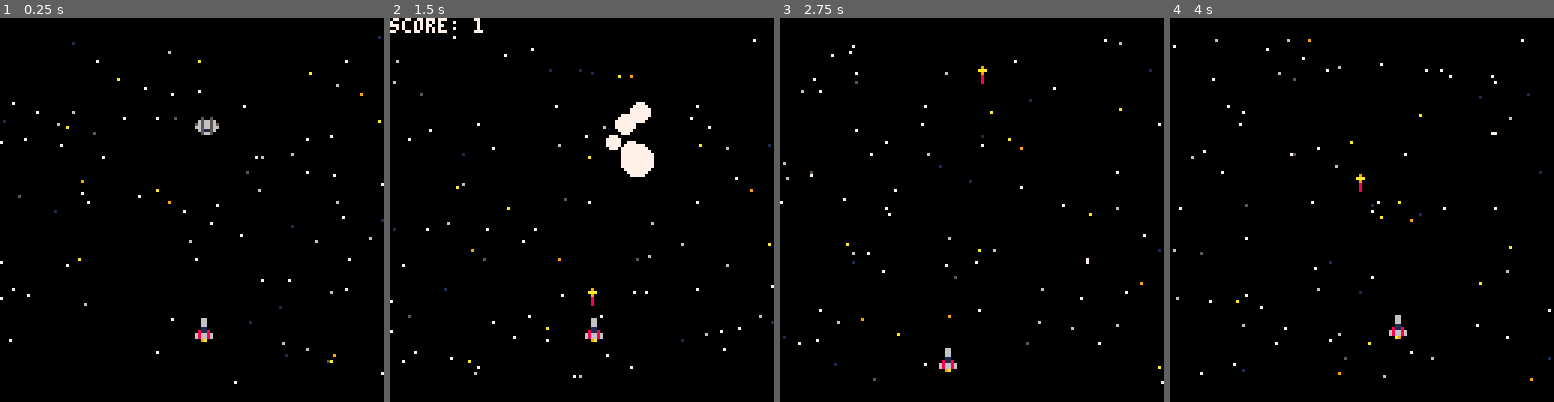
Above: before the commit, frames 1-4 (left to right).
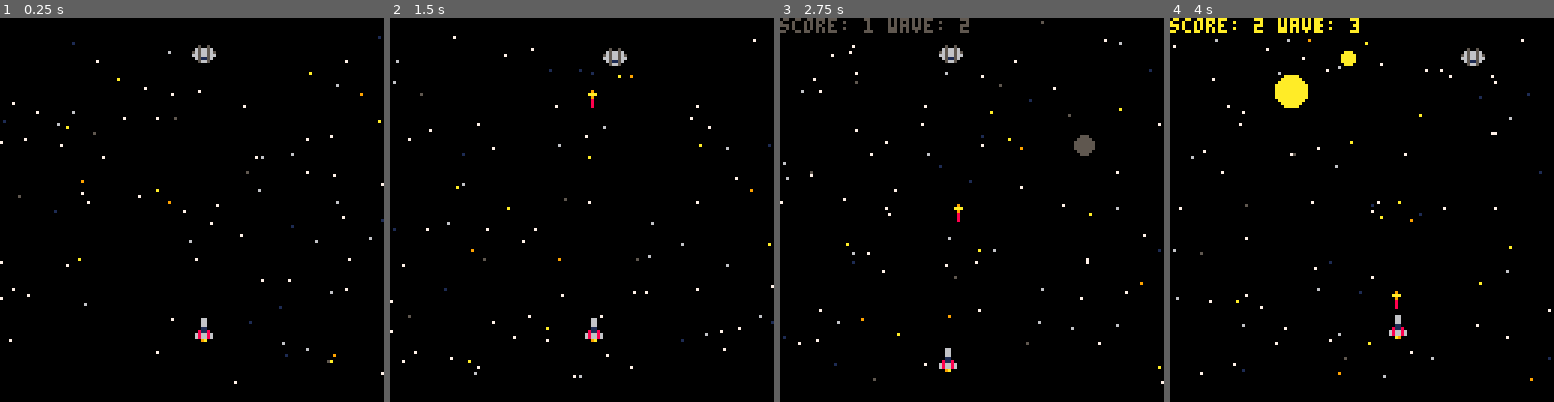
Above: after the commit, the same moments.

Repository: r3adm3/pico-8-experiments
Game: PICO-8 cartridge warstarlumo.p8
The game is run twice, just before and just after one commit, with the same random seed, the same clock (stepped at 60 frames per second) and the same inputs.
Inputs:
- Up to frame 1 (0.25 s): no input
- Up to frame 2 (1.5 s): tap O (Z key) at 0.33, 0.7, 1.43 s; tap X (X key) at 1.07 s
- Up to frame 3 (2.75 s): hold Left 1.97-2.37 s; tap X (X key) at 2.07, 2.4, 2.73 s; tap O (Z key) at 2.22 s; hold Down from 2.42 s (still down)
- Up to frame 4 (4 s): release Down at 2.82 s; hold Right 2.87-3.53 s; tap X (X key) at 3.07, 3.4, 3.73 s; tap O (Z key) at 3.1, 3.98 s; hold Up from 3.58 s (still down)

The runs differ from the first frame. In frame 1, 0.4% of the frame differs, in the area x 50-58%, y 7-31%; in frame 2, 1.9%, in the area x 0-69%, y 0-75%; in frame 3, 1.2%; in frame 4, 1.8%.

Commit message:
feat: added more enemies, waves and diving mechanic

Diff:
--- a/warstarlumo.p8
+++ b/warstarlumo.p8
@@ -11,6 +11,8 @@
 
 function _init()
 	score=0
+	wave=1
+	kills_this_wave=0
 	init_starfield()
 	init_ship()
 	init_torpedo()
@@ -20,8 +22,7 @@
 
 function _draw()
  cls(0)
-	print ('score: '..score)
--- print ('x:'..enemyx[1]..' y:'..enemyy[1])
+	print ('score: '..score..' wave: '..wave)
 
  draw_starfield()
  draw_ship()
@@ -186,11 +187,23 @@
    torpedo.fired=0
   end
 
-  if enemy.active and (boolcollision(torpedo,enemy) == true) then
- 		score = score + 1
- 		torpedo.fired=0
-   create_explosion(enemy.x+4, enemy.y+4)
-   enemy_hit() -- call the new enemy hit function
+  -- check collision with all enemies
+  for e in all(enemies) do
+   if e.active and (boolcollision(torpedo,e) == true) then
+  		score = score + 1
+  		kills_this_wave = kills_this_wave + 1
+  		torpedo.fired=0
+    create_explosion(e.x+4, e.y+4)
+    enemy_hit(e)
+
+    -- check for wave progression
+    if kills_this_wave >= 1 then
+     wave += 1
+     kills_this_wave = 0
+     spawn_new_wave()
+    end
+    break
+   end
   end
 
 end
@@ -203,104 +216,146 @@
 -->8
 -->8
 function init_enemy()
-	enemyx={}
-	enemyy={}
-	enemyspr={}
-	noofenemys=1
-	enemy={
-	 sprite=6,
-	 x=64,
-	 y=32,
-	 w=8,
-	 h=8,
-	 dx=0.2-rnd(0.4), -- random x velocity
-	 dy=0.1-rnd(0.2), -- random y velocity
-	 minx=8,  -- movement boundaries
-	 maxx=112,
-	 miny=8,
-	 maxy=50,
-	 active=true, -- is enemy visible/active
-	 respawn_timer=0, -- countdown to respawn
-	 speed_mult=1 -- speed multiplier
-	}
+ enemies = {}
+
+ -- spawn initial enemy
+ add(enemies, create_enemy())
+end
+
+function create_enemy()
+ -- determine if this enemy can dive (after wave 10)
+ local can_dive = false
+ if wave >= 10 then
+  local divers_allowed = wave - 9 -- wave 10=1, wave 11=2, etc
+  local current_divers = 0
+  for e in all(enemies) do
+   if e.can_dive then current_divers += 1 end
+  end
+  if current_divers < divers_allowed then
+   can_dive = true
+  end
+ end
+
+ local e = {
+  sprite=6,
+  x=20 + rnd(88),
+  y=-8,
+  w=8,
+  h=8,
+  dx=0.2-rnd(0.4),
+  dy=0.5,
+  minx=8,
+  maxx=112,
+  miny=8,
+  maxy=can_dive and 80 or 50, -- divers go lower
+  active=true,
+  respawn_timer=0,
+  speed_mult=1 + (wave-1) * 0.2, -- faster based on wave
+  can_dive=can_dive
+ }
+ return e
 end
 
 function update_enemy()
- -- handle respawn countdown
- if not enemy.active then
-  enemy.respawn_timer -= 1
-  if enemy.respawn_timer <= 0 then
-   spawn_enemy()
-  end
-  return -- don't update position if inactive
- end
-
- -- update position
- enemy.x += enemy.dx * enemy.speed_mult
- enemy.y += enemy.dy * enemy.speed_mult
-
- -- hard clamp position first
- enemy.x = mid(enemy.minx, enemy.x, enemy.maxx)
- enemy.y = mid(enemy.miny, enemy.y, enemy.maxy)
-
- -- if flying in from top, wait until fully in bounds
- if enemy.y <= enemy.miny then
-  enemy.y = enemy.miny -- force to boundary
-  enemy.dy = abs(enemy.dy) -- force downward
-  if enemy.dy < 0.1 then
-   enemy.dy = 0.1 * enemy.speed_mult
-  end
- elseif enemy.y >= enemy.miny and enemy.dy > 0.2 then
-  -- just entered play area, slow down and randomize
-  enemy.dy = (0.1-rnd(0.2)) * enemy.speed_mult
-  enemy.dx = (0.2-rnd(0.4)) * enemy.speed_mult
- end
-
- -- bounce off boundaries and change direction randomly
- if enemy.x <= enemy.minx or enemy.x >= enemy.maxx then
-  enemy.dx = -enemy.dx
-  enemy.dy = (0.1-rnd(0.2)) * enemy.speed_mult
- end
-
- if enemy.y >= enemy.maxy then
-  enemy.dy = -abs(enemy.dy) -- force upward when at bottom
-  enemy.dx = (0.2-rnd(0.4)) * enemy.speed_mult
- end
-
- -- occasionally change direction randomly
- if rnd() < 0.02 then
-  enemy.dx = (0.2-rnd(0.4)) * enemy.speed_mult
-  enemy.dy = (0.1-rnd(0.2)) * enemy.speed_mult
- end
-
- -- old array code (kept for compatibility)
- for j=1,noofenemys do
-  enemyx[j]=enemy.x
-  enemyy[j]=enemy.y
-  enemyspr[j]=6
+ for e in all(enemies) do
+  -- handle respawn countdown
+  if not e.active then
+   e.respawn_timer -= 1
+   if e.respawn_timer <= 0 then
+    spawn_enemy(e)
+   end
+  else
+   -- update position
+   e.x += e.dx * e.speed_mult
+   e.y += e.dy * e.speed_mult
+
+   -- hard clamp position first
+   e.x = mid(e.minx, e.x, e.maxx)
+   e.y = mid(e.miny, e.y, e.maxy)
+
+   -- if flying in from top, wait until fully in bounds
+   if e.y <= e.miny then
+    e.y = e.miny
+    e.dy = abs(e.dy)
+    if e.dy < 0.1 then
+     e.dy = 0.1 * e.speed_mult
+    end
+   elseif e.y >= e.miny and e.dy > 0.2 then
+    e.dy = (0.1-rnd(0.2)) * e.speed_mult
+    e.dx = (0.2-rnd(0.4)) * e.speed_mult
+   end
+
+   -- bounce off boundaries
+   if e.x <= e.minx or e.x >= e.maxx then
+    e.dx = -e.dx
+    e.dy = (0.1-rnd(0.2)) * e.speed_mult
+   end
+
+   if e.y >= e.maxy then
+    e.dy = -abs(e.dy)
+    e.dx = (0.2-rnd(0.4)) * e.speed_mult
+   end
+
+   -- collision avoidance with other enemies
+   avoid_enemies(e)
+
+   -- occasionally change direction randomly
+   if rnd() < 0.02 then
+    e.dx = (0.2-rnd(0.4)) * e.speed_mult
+    e.dy = (0.1-rnd(0.2)) * e.speed_mult
+   end
+  end
+ end
+end
+
+function avoid_enemies(e)
+ for other in all(enemies) do
+  if other != e and other.active and e.active then
+   local dist = sqrt((e.x-other.x)^2 + (e.y-other.y)^2)
+   if dist < 12 then -- collision radius
+    -- push away from other enemy
+    local push_x = (e.x - other.x) / dist
+    local push_y = (e.y - other.y) / dist
+    e.dx += push_x * 0.3
+    e.dy += push_y * 0.3
+    -- clamp speed
+    local spd = sqrt(e.dx^2 + e.dy^2)
+    if spd > 1 then
+     e.dx = e.dx / spd
+     e.dy = e.dy / spd
+    end
+   end
+  end
  end
 end
 
 function draw_enemy()
- if enemy.active then
-  spr(enemy.sprite,enemy.x,enemy.y)
- end
-end
-
-function enemy_hit()
- enemy.active = false
- enemy.respawn_timer = 150 -- 5 seconds at 30fps
- enemy.speed_mult += 0.3 -- increase speed for next spawn
-end
-
-function spawn_enemy()
- enemy.active = true
- enemy.x = 20 + rnd(88) -- random x position at top
- enemy.y = -8 -- start above screen
- enemy.dx = (0.2-rnd(0.4)) * enemy.speed_mult
- enemy.dy = 0.5 * enemy.speed_mult -- fly downward faster
- enemy.miny = 8 -- reset boundaries
- enemy.maxy = 50
+ for e in all(enemies) do
+  if e.active then
+   spr(e.sprite, e.x, e.y)
+  end
+ end
+end
+
+function enemy_hit(e)
+ e.active = false
+ e.respawn_timer = 150
+ e.speed_mult += 0.2
+end
+
+function spawn_enemy(e)
+ e.active = true
+ e.x = 20 + rnd(88)
+ e.y = -8
+ e.dx = (0.2-rnd(0.4)) * e.speed_mult
+ e.dy = 0.5 * e.speed_mult
+end
+
+function spawn_new_wave()
+ -- add one new enemy per wave (max 15 on screen)
+ if #enemies < 15 then
+  add(enemies, create_enemy())
+ end
 end
 -->8
 function boolcollision(a,b)
@@ -331,21 +386,6 @@
   p.c=flr(p.l)
   if p.l<=0 then del(exps,p) end
  end
-
--- if btnp(❎) then
---  xp=64
---  yp=64
---  for i=0,20 do
---   add(exps,{
---    x=xp,
---   y=xp,
---    spdx=1-rnd(2),
---    spdy=1-rnd(2),
---    scale=2+rnd(5),
---    l=5
---   })
---  end
--- end
 end
 
 function create_explosion(xp, yp)
@@ -370,136 +410,3 @@
 
 
 
-…(130 lines of a section not shown)…
-__gff__
-0000000000010200000000000000000000000000000000000000000000000000000000000000000000000000000000000000000000000000000000000000000000000000000000000000000000000000000000000000000000000000000000000000000000000000000000000000000000000000000000000000000000000000
-0000000000000000000000000000000000000000000000000000000000000000000000000000000000000000000000000000000000000000000000000000000000000000000000000000000000000000000000000000000000000000000000000000000000000000000000000000000000000000000000000000000000000000
Not shown, changed: 130 lines of the sprite sheet (__gfx__) section of warstarlumo.p8
Not shown, changed: the thumbnail (__label__) section of warstarlumo.p8
